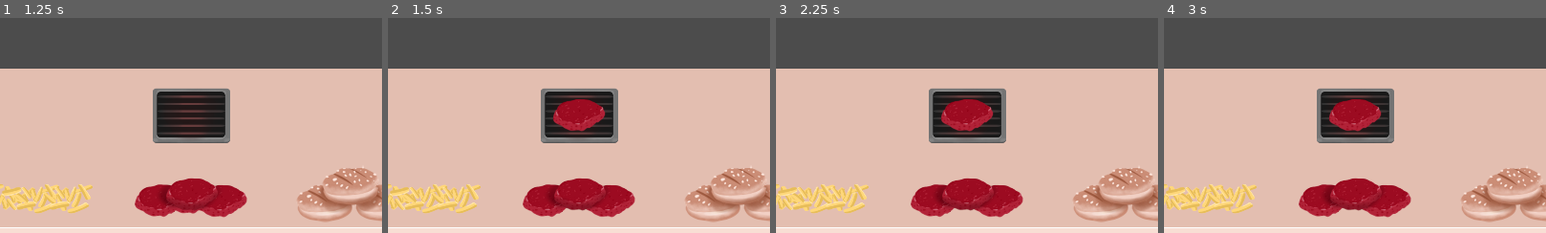
Above: before the commit, frames 1-4 (left to right).
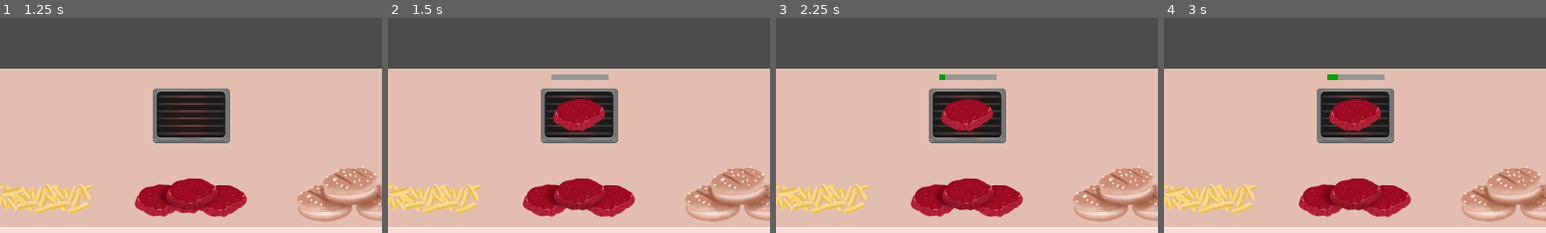
Above: after the commit, the same moments.

Repository: samuelpedrajas/MyVeganRestaurant
Game: Godot game, scene res://Scenes/Kitchen.tscn
The game is run twice, just before and just after one commit, with the same random seed, the same clock (stepped at 60 frames per second) and the same inputs.
Inputs (mouse positions are % of the whole screen's width and height, from its top left):
- Up to frame 1 (1.25 s): click "PLAY" at 0.5 s
- Up to frame 2 (1.5 s): tap Enter at 1.25 s; move the mouse to (31, 76) at 1.27 s; click (31, 76) at 1.42 s
- Up to frame 3 (2.25 s): tap Space at 2 s; move the mouse to (70, 73) at 2.02 s; click (70, 73) at 2.17 s
- Up to frame 4 (3 s): tap Enter at 2.75 s; move the mouse to (70, 60) at 2.77 s; click (70, 60) at 2.92 s
The pictures show only the part of the screen within x 6-56%, y 34-84%; the shares and areas given below are measured in that part.

Frame 1 is identical in both runs. In frame 2, 0.4% of the frame differs, in the area x 42-58%, y 26-29%; in frame 3, 0.4%; in frame 4, 0.4%.

Commit message:
timer added to grill

Diff:
--- a/Scenes/Grill.tscn
+++ b/Scenes/Grill.tscn
@@ -1,7 +1,8 @@
-[gd_scene load_steps=3 format=2]
+[gd_scene load_steps=4 format=2]
 
 [ext_resource path="res://Scripts/FoodMachine.gd" type="Script" id=1]
 [ext_resource path="res://Images/Kitchen/Parrilla.png" type="Texture" id=2]
+[ext_resource path="res://Scenes/Timer.tscn" type="PackedScene" id=3]
 
 [node name="Grill" type="Node2D" groups=[
 "FoodMachine",
@@ -16,3 +17,8 @@
 texture = ExtResource( 2 )
 
 [node name="Placeholder" type="Node2D" parent="."]
+
+[node name="Timer" parent="." instance=ExtResource( 3 )]
+position = Vector2( 0, -103 )
+[connection signal="food_burned" from="Timer" to="." method="_on_Timer_food_burned"]
+[connection signal="food_cooked" from="Timer" to="." method="_on_Timer_food_cooked"]
--- /dev/null
+++ b/Scenes/Timer.tscn
@@ -0,0 +1,42 @@
+[gd_scene load_steps=5 format=2]
+
+[ext_resource path="res://Scripts/Timer.gd" type="Script" id=1]
+
+[sub_resource type="StyleBoxFlat" id=1]
+bg_color = Color( 0, 0.627451, 0.0392157, 1 )
+
+[sub_resource type="StyleBoxFlat" id=2]
+
+[sub_resource type="StyleBoxFlat" id=3]
+bg_color = Color( 0.831373, 0.133333, 0.0823529, 1 )
+
+[node name="Timer" type="Node2D"]
+script = ExtResource( 1 )
+
+[node name="Timer" type="Timer" parent="."]
+
+[node name="CookingProgress" type="ProgressBar" parent="."]
+visible = false
+margin_left = -70.0
+margin_right = 73.0
+margin_bottom = 14.0
+custom_styles/fg = SubResource( 1 )
+custom_styles/bg = SubResource( 2 )
+percent_visible = false
+__meta__ = {
+"_edit_use_anchors_": false
+}
+
+[node name="BurningProgress" type="ProgressBar" parent="."]
+visible = false
+margin_left = -70.0
+margin_top = -22.0
+margin_right = 73.0
+margin_bottom = -8.0
+custom_styles/fg = SubResource( 3 )
+custom_styles/bg = SubResource( 2 )
+percent_visible = false
+__meta__ = {
+"_edit_use_anchors_": false
+}
+[connection signal="timeout" from="Timer" to="." method="_on_Timer_timeout"]
--- a/Scripts/FoodMachine.gd
+++ b/Scripts/FoodMachine.gd
@@ -28,3 +28,12 @@
 		return
 	self.ingredient = _ingredient
 	$Placeholder.add_child(_ingredient)
+	$Timer.resume_or_start()
+
+
+func _on_Timer_food_cooked():
+	self.ingredient.evolve()
+
+
+func _on_Timer_food_burned():
+	self.ingredient.evolve()
--- a/Scripts/Ingredient.gd
+++ b/Scripts/Ingredient.gd
@@ -10,5 +10,5 @@
 func evolve():
 	get_node(self.reference).hide()
 	self.level += 1
-	self.reference = self.next_stages[self.level]
+	self.reference = self.next_stages[self.level - 1]
 	get_node(self.reference).show()
--- /dev/null
+++ b/Scripts/Timer.gd
@@ -0,0 +1,85 @@
+extends Node2D
+
+
+export var cooking_time = 8
+export var burning_time = 8
+
+var resolution = 0.1
+var _count = 0
+
+signal food_cooked
+signal food_burned
+
+var food_is_cooked = false
+
+enum states {
+	STOPPED,
+	PAUSED,
+	WORKING
+}
+var status = states.STOPPED
+
+func _ready():
+	#start()
+	pass
+
+func countdown():
+	_count = 0
+	$Timer.start()
+
+func start():
+	status = states.WORKING
+	food_is_cooked = false
+	$Timer.set_paused(false)
+	$Timer.set_wait_time(self.resolution)
+	$CookingProgress.show()
+	countdown()
+
+func stop():
+	status = states.STOPPED
+	$Timer.stop()
+	$CookingProgress.hide()
+	$BurningProgress.hide()
+	$CookingProgress.set_value(0)
+	$BurningProgress.set_value(0)
+
+func pause():
+	status = states.PAUSED
+	$Timer.set_paused(true)
+
+func resume():
+	status = states.WORKING
+	$Timer.set_paused(false)
+
+func resume_or_start():
+	if status == states.STOPPED:
+		start()
+	elif status == states.PAUSED:
+		resume()
+	else:
+		# should never enter here
+		print("WARNING: ", status)
+
+func _on_Timer_timeout():
+	_count += 1
+	var ellapsed = resolution * _count
+
+	var limit
+	if self.food_is_cooked:
+		limit = burning_time
+		$BurningProgress.set_value(ellapsed / limit * 100)
+	else:
+		limit = cooking_time
+		$CookingProgress.set_value(ellapsed / limit * 100)
+
+	var limit_surpassed = ellapsed >= limit
+	if limit_surpassed and not food_is_cooked:
+		food_is_cooked = true
+		print("Food cooked!")
+		emit_signal("food_cooked")
+		$BurningProgress.show()
+		_count = 0
+	elif limit_surpassed and food_is_cooked:
+		print("Food burned!")
+		emit_signal("food_burned")
+		pause()
